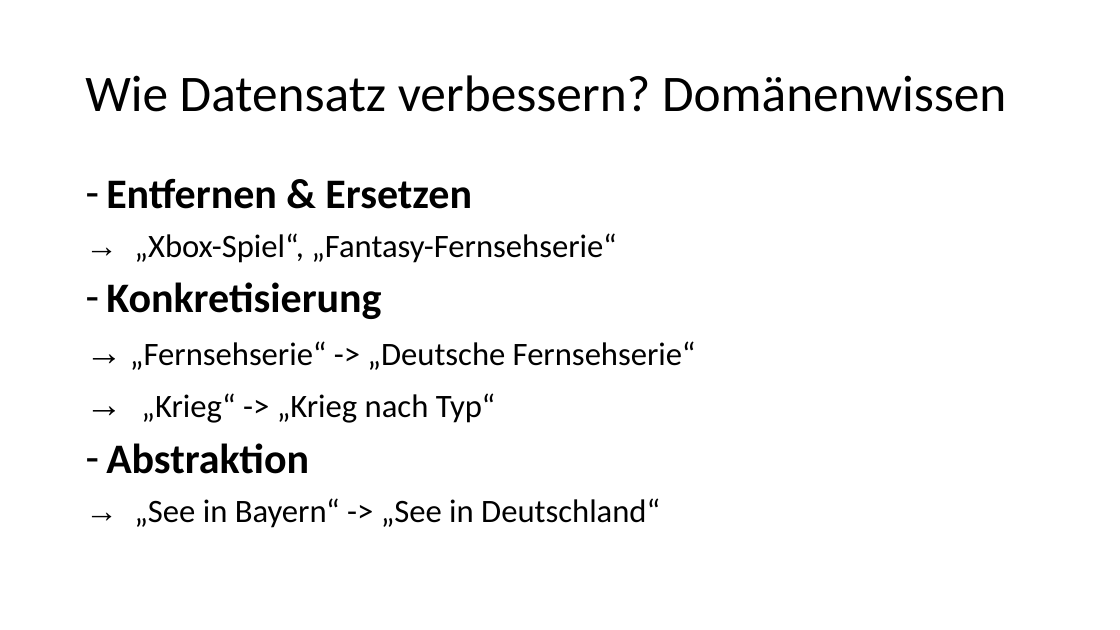
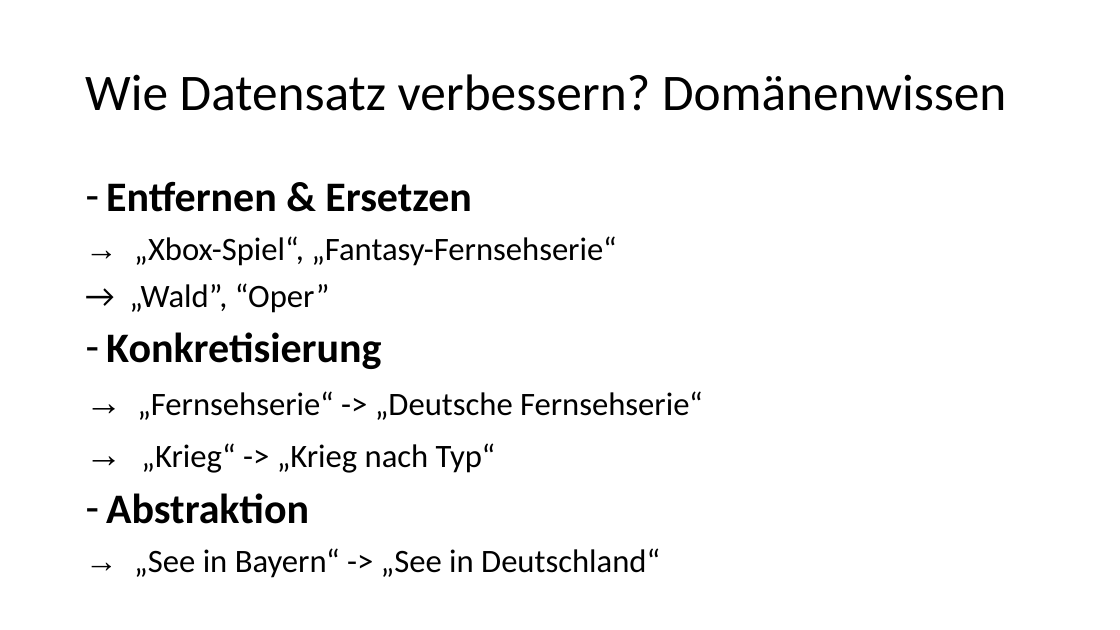
Before and after one commit to realjanpaulus/german_text_classification_nlp, a slide deck: slide 3 of presentations/Text classification for Digital Humanities data overview.pptx. Drawn at 1120x630 pixels with LibreOffice and Linux fonts; fonts in the diff are those of the drawing. Boxes give left, top, right and bottom in pixels: in the first picture for what was removed or moved away, otherwise in the second. Text is boxed around its words. In the diff, an @@ line names an element or a change of style, - is before the commit and + after.

Commit message:
add: smaller changes to presentation

```diff
--- a/presentations/Text classification for Digital Humanities data overview.pptx
+++ b/presentations/Text classification for Digital Humanities data overview.pptx
@@ text at [129, 283, 330, 313]: paragraph added @@
+→ „Wald”, “Oper”
```
